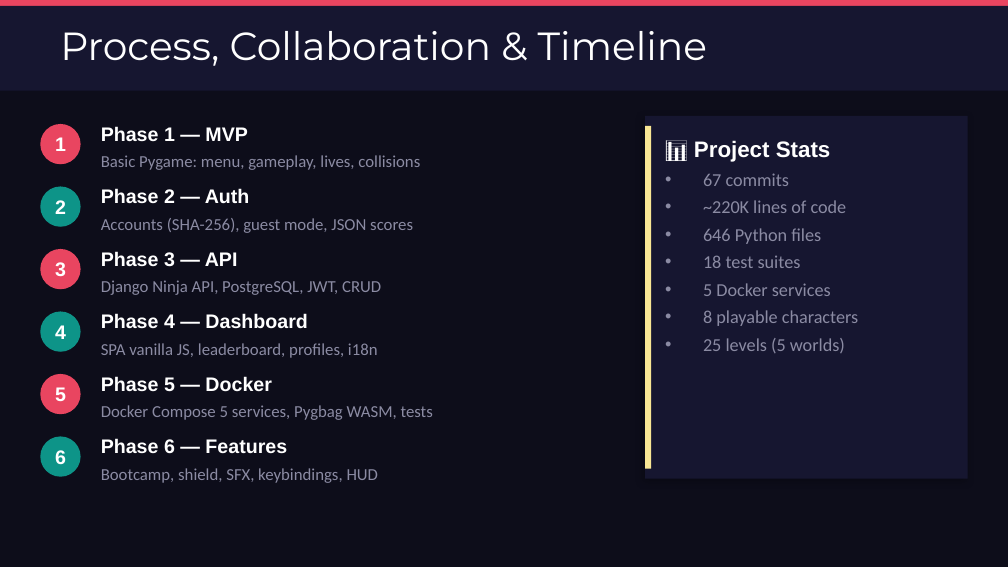
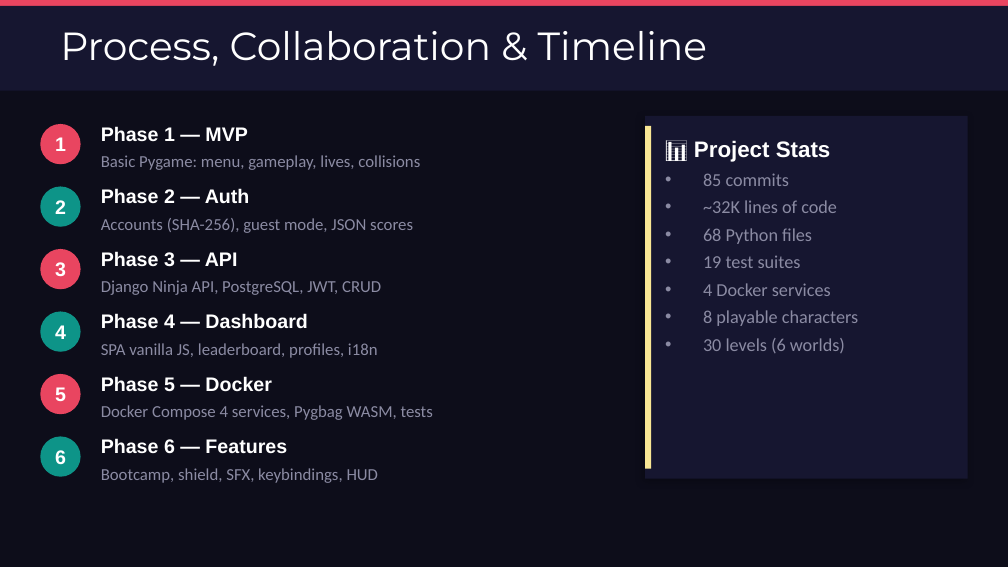
Before and after one commit to hugou74130/SI3LN_Python, a slide deck: slide 7 of ARCAD3X_DemoDay.pptx. Drawn at 1008x567 pixels with LibreOffice and Linux fonts; fonts in the diff are those of the drawing. Boxes give left, top, right and bottom in pixels: in the first picture for what was removed or moved away, otherwise in the second. Text is boxed around its words. In the diff, an @@ line names an element or a change of style, - is before the commit and + after.

```diff
--- a/ARCAD3X_DemoDay.pptx
+++ b/ARCAD3X_DemoDay.pptx
@@ text at [703,173,837,296]: text changed @@
-• 67 commits
-• ~220K lines of code
-• 646 Python files
-• 18 test suites
-• 5 Docker services
+• 85 commits
+• ~32K lines of code
+• 68 Python files
+• 19 test suites
+• 4 Docker services
@@ text at [703,338,845,353]: text changed @@
-• 25 levels (5 worlds)
+• 30 levels (6 worlds)
@@ text at [101,405,433,420]: text changed @@
-Docker Compose 5 services, Pygbag WASM, tests
+Docker Compose 4 services, Pygbag WASM, tests
```
Also in this commit, not shown: 9 other slides changed, 1 other file.
